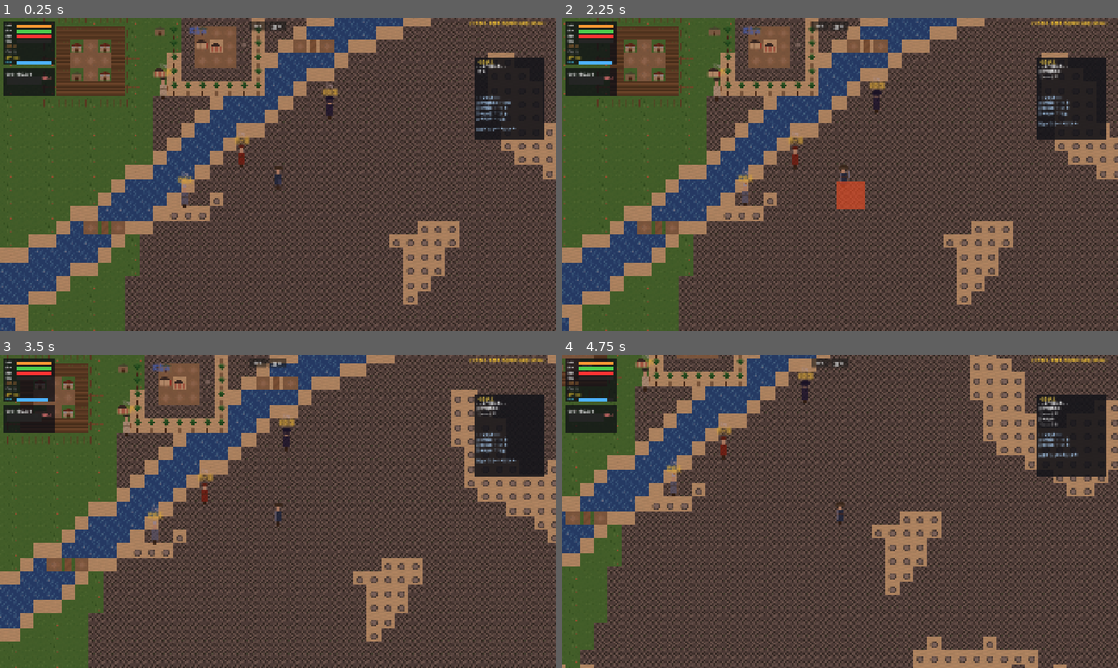
Above: before the commit, frames 1-4 (two rows, left to right).
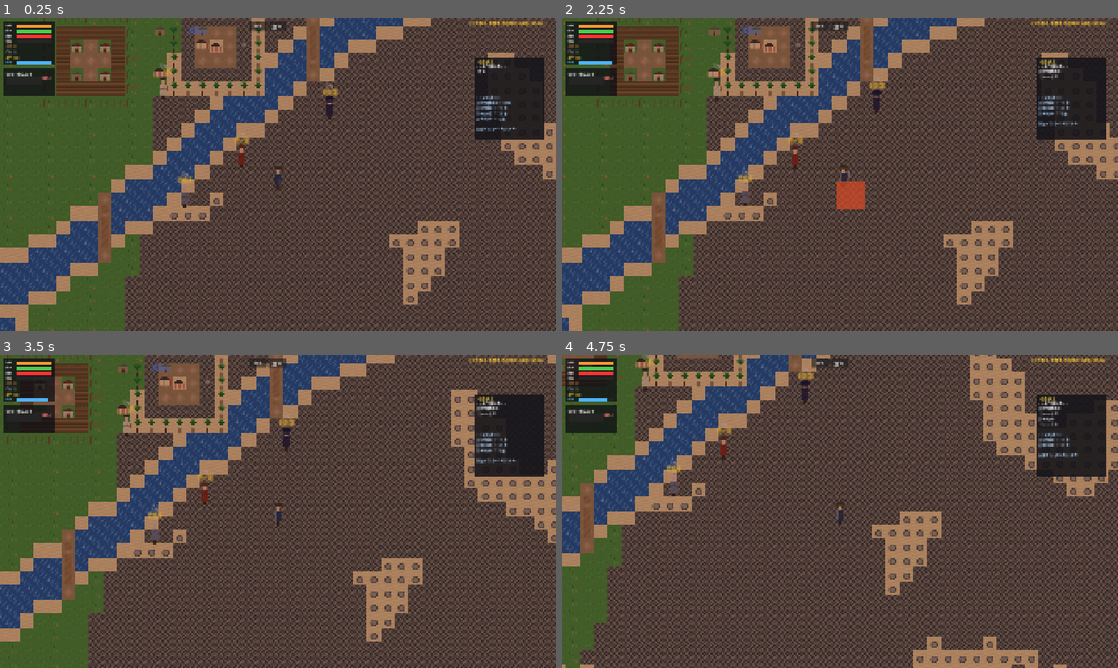
Above: after the commit, the same moments.

Repository: Xeehho/kufuworld
Game: Godot game, scene res://scenes/main.tscn
The game is run twice, just before and just after one commit, with the same random seed, the same clock (stepped at 60 frames per second) and the same inputs.
Inputs (mouse positions are in pixels of both pictures, inside the frame that each line leads up to):
- Up to frame 1 (0.25 s): no input
- Up to frame 2 (2.25 s): click "奇遇" at 0.5 s; click "立誓" at 1.25 s; tap Enter at 2 s; move the mouse to (962, 158) at 2.02 s; hold D (ui_right) from 2.03 s (still down); tap 1 (build_slot_1) at 2.1 s; click (962, 158) at 2.17 s
- Up to frame 3 (3.5 s): tap R (shop_use_equip) at 2.27 s; release D (ui_right) at 2.75 s; drag from (166, 527) to (88, 467) at 2.77 s
- Up to frame 4 (4.75 s): tap Space (player_dodge) at 3.5 s; move the mouse to (895, 442) at 3.52 s; hold D (ui_right) 3.53-4.25 s; tap 3 (build_slot_3) at 3.6 s; drag from (812, 574) to (673, 464) at 4.27 s

The runs differ from the first frame. In frame 1, 1.3% of the frame differs, in the area x 15-61%, y 0-79%; in frame 2, 1.4%, in the area x 13-59%, y 0-79%; in frame 3, 1.3%; in frame 4, 0.8%.

Commit message:
持续优化

Diff:
--- a/scripts/Main.gd
+++ b/scripts/Main.gd
@@ -49,11 +49,11 @@
 			add_child(frame_gen)
 			frame_gen.queue_free()
 			print("[Main] Frame resources generated")
-	# 检查瓦片集是否有效（文件存在且有瓦片源）
+	# 检查瓦片集是否有效（文件存在、有瓦片源、有物理碰撞层）
 	var need_tileset = true
 	if ResourceLoader.exists("res://tilesets/ground_tiles.tres"):
 		var existing_ts = load("res://tilesets/ground_tiles.tres") as TileSet
-		if existing_ts and existing_ts.get_source_count() > 0:
+		if existing_ts and existing_ts.get_source_count() > 0 and existing_ts.get_physics_layers_count() > 0:
 			need_tileset = false
 	if need_tileset:
 		var tileset_gen_script = load("res://scripts/tileset_generator.gd")
--- a/scripts/player.gd
+++ b/scripts/player.gd
@@ -34,11 +34,16 @@
 var build_menu: Control = null
 var build_labels: Array = []
 var build_selected_index: int = -1
+# 玩家碰撞形状半尺寸（与CollisionShape2D一致：24x36）
+const COLLISION_HALF_W = 12.0
+const COLLISION_HALF_H = 18.0
+var _world_gen: Node2D = null
 
 func _ready():
 	attack_indicator.visible = false
 	combo_tree = load("res://resources/combo_tree.tres") if ResourceLoader.exists("res://resources/combo_tree.tres") else null
 	combat_stance = get_node_or_null("/root/Main/CombatStance")
+	_world_gen = get_node_or_null("/root/Main/World/WorldGenerator")
 
 func _update_facing(dir: Vector2):
 	if abs(dir.x) > abs(dir.y):
@@ -66,6 +71,40 @@
 		anim.play(anim_name)
 	elif anim and anim.sprite_frames and anim.sprite_frames.has_animation(prefix):
 		anim.play(prefix)
+
+func _check_tile_collision():
+	"""检测玩家碰撞矩形四角是否在碰撞瓦片上，阻止对应方向的移动"""
+	if _world_gen == null or not _world_gen.has_method("is_tile_blocking"):
+		return
+	var pos = global_position
+	# 检测X方向：用前方两个角
+	var x_blocked = false
+	if velocity.x > 0:
+		# 向右移动，检查右侧两角
+		if _world_gen.is_tile_blocking(Vector2(pos.x + COLLISION_HALF_W, pos.y - COLLISION_HALF_H)) or \
+		   _world_gen.is_tile_blocking(Vector2(pos.x + COLLISION_HALF_W, pos.y + COLLISION_HALF_H)):
+			x_blocked = true
+	elif velocity.x < 0:
+		# 向左移动，检查左侧两角
+		if _world_gen.is_tile_blocking(Vector2(pos.x - COLLISION_HALF_W, pos.y - COLLISION_HALF_H)) or \
+		   _world_gen.is_tile_blocking(Vector2(pos.x - COLLISION_HALF_W, pos.y + COLLISION_HALF_H)):
+			x_blocked = true
+	# 检测Y方向：用前方两个角
+	var y_blocked = false
+	if velocity.y > 0:
+		# 向下移动，检查下方两角
+		if _world_gen.is_tile_blocking(Vector2(pos.x - COLLISION_HALF_W, pos.y + COLLISION_HALF_H)) or \
+		   _world_gen.is_tile_blocking(Vector2(pos.x + COLLISION_HALF_W, pos.y + COLLISION_HALF_H)):
+			y_blocked = true
+	elif velocity.y < 0:
+		# 向上移动，检查上方两角
+		if _world_gen.is_tile_blocking(Vector2(pos.x - COLLISION_HALF_W, pos.y - COLLISION_HALF_H)) or \
+		   _world_gen.is_tile_blocking(Vector2(pos.x + COLLISION_HALF_W, pos.y - COLLISION_HALF_H)):
+			y_blocked = true
+	if x_blocked:
+		velocity.x = 0
+	if y_blocked:
+		velocity.y = 0
 
 func _physics_process(delta):
 	match state:
@@ -107,6 +146,7 @@
 		spd = SPRINT_SPEED
 		GameManager.stamina = max(GameManager.stamina - 8.0 * _delta, 0)
 	velocity = input_dir * spd
+	_check_tile_collision()
 	_play_anim("walk")
 	move_and_slide()
 	_check_combat_input()
@@ -285,6 +325,7 @@
 func _process_dodge(delta):
 	dodge_timer -= delta
 	velocity = dodge_dir * DODGE_SPEED
+	_check_tile_collision()
 	move_and_slide()
 	if dodge_timer <= 0:
 		attack_indicator.visible = false
--- a/scripts/tileset_generator.gd
+++ b/scripts/tileset_generator.gd
@@ -3,8 +3,6 @@
 
 func _ready():
 	_generate_tileset()
-	if not Engine.is_editor_hint():
-		get_tree().quit()
 
 func _generate_tileset():
 	var ts = TileSet.new()
@@ -32,8 +30,8 @@
 		18: "res://sprites/tiles/grass_dark.png",
 	}
 
-	# 需要碰撞的瓦片ID：5=水, 3=山, 7=雪山
-	var collision_tile_ids = [5, 3, 7]
+	# 需要碰撞的瓦片ID：5=水, 3=山, 7=雪山, 2=城镇房屋, 10=茅屋, 11=寺庙, 12=洞穴入口, 14=石头, 15=栅栏
+	var collision_tile_ids = [5, 3, 7, 2, 10, 11, 12, 14, 15]
 	# 先添加物理层（在循环之前）
 	ts.add_physics_layer()
 
--- a/scripts/world_generator.gd
+++ b/scripts/world_generator.gd
@@ -23,7 +23,7 @@
 # 河流和城镇的覆盖数据（瓦片坐标 -> tile_id）
 var override_cells: Dictionary = {}
 # 需要碰撞的瓦片集合
-var collision_tiles: Array = [5, 3, 7]
+var collision_tiles: Array = [5, 3, 7, 2, 10, 11, 12, 14, 15]
 
 var poi_templates = []
 
@@ -163,21 +163,22 @@
 			else:
 				center = int(round(curve_val))
 
-			var bridge_cell: Vector2i
+			# 桥横跨河流水面部分（水面固定3格宽：w=-1,0,1）
+			for w in range(-1, 2):
+				var bridge_cell: Vector2i
+				if horizontal:
+					bridge_cell = Vector2i(t, center + w)
+				else:
+					bridge_cell = Vector2i(center + w, t)
+				override_cells[bridge_cell] = 17  # 桥
+
+			# 桥两端连接河岸铺路
 			if horizontal:
-				bridge_cell = Vector2i(t, center)
+				override_cells[Vector2i(t, center - 2)] = 1  # 上岸路
+				override_cells[Vector2i(t, center + 2)] = 1  # 下岸路
 			else:
-				bridge_cell = Vector2i(center, t)
-
-			# 桥替换水面
-			override_cells[bridge_cell] = 17  # 桥
-			# 桥两端铺路
-			if horizontal:
-				override_cells[Vector2i(t - 1, center)] = 1  # 路
-				override_cells[Vector2i(t + 1, center)] = 1  # 路
-			else:
-				override_cells[Vector2i(center, t - 1)] = 1  # 路
-				override_cells[Vector2i(center, t + 1)] = 1  # 路
+				override_cells[Vector2i(center - 2, t)] = 1  # 左岸路
+				override_cells[Vector2i(center + 2, t)] = 1  # 右岸路
 
 	print("[WorldGen] Generated " + str(river_count) + " rivers")
 
@@ -414,6 +415,12 @@
 
 func _get_ground_tile(x: int, y: int) -> int:
 	"""获取指定位置的地面瓦片ID（不含装饰物）"""
+	var cell = Vector2i(x, y)
+	if override_cells.has(cell):
+		var ov = override_cells[cell]
+		# 桥下面铺路，使桥可通行（避免水面碰撞阻挡）
+		if ov == 17:
+			return 1  # 路
 	var t = get_terrain(x, y)
 	match t:
 		Terrain.WATER: return 5
@@ -428,6 +435,22 @@
 func _unload_chunk(chunk: Vector2i):
 	# 使用单一TileMap时，不卸载chunk以避免空隙
 	loaded_chunks.erase(chunk)
+
+# ============ 瓦片碰撞查询 ============
+
+func is_tile_blocking(world_pos: Vector2) -> bool:
+	"""检查世界坐标位置是否在碰撞瓦片上（供玩家移动检测使用）"""
+	var tx = int(floor(world_pos.x / TILE_SIZE_PX))
+	var ty = int(floor(world_pos.y / TILE_SIZE_PX))
+	var cell = Vector2i(tx, ty)
+	# 优先查world_cells缓存
+	if world_cells.has(cell):
+		return world_cells[cell] in collision_tiles
+	# 回退：查override_cells或计算地形
+	if override_cells.has(cell):
+		return override_cells[cell] in collision_tiles
+	var tid = get_tile_id(tx, ty)
+	return tid in collision_tiles
 
 # ============ POI周围chunk强制加载 ============
 
